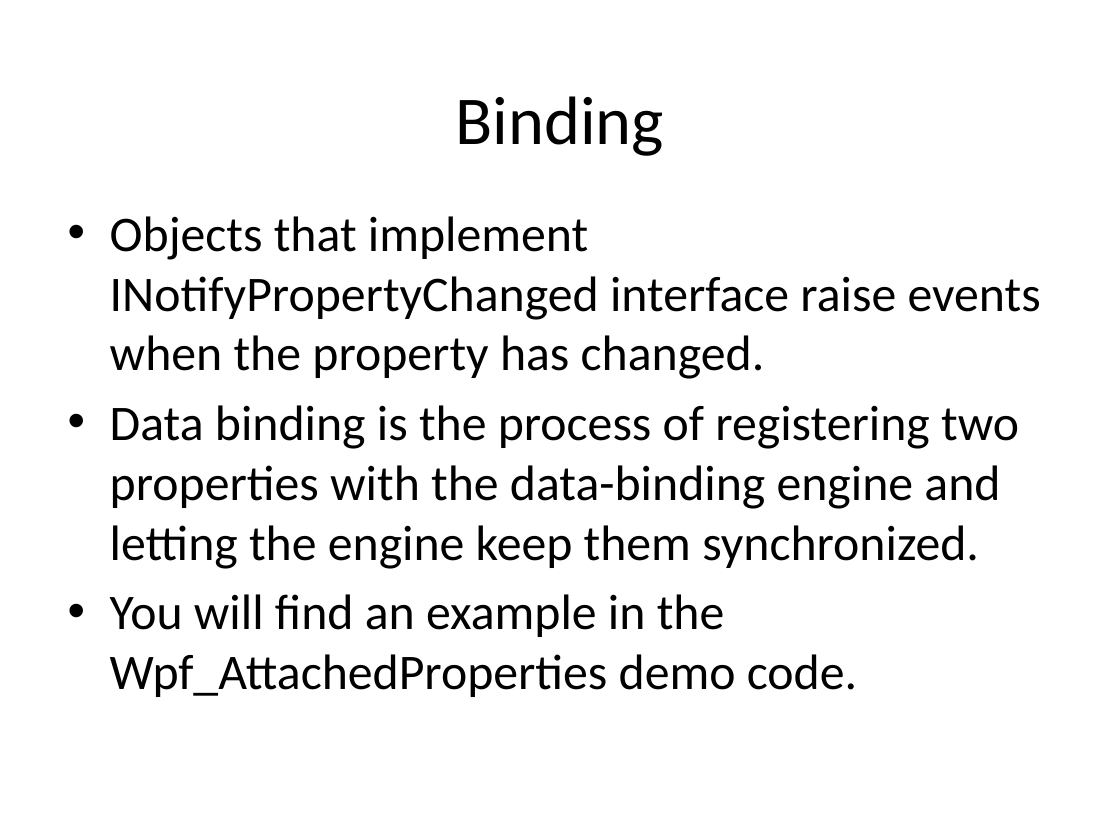
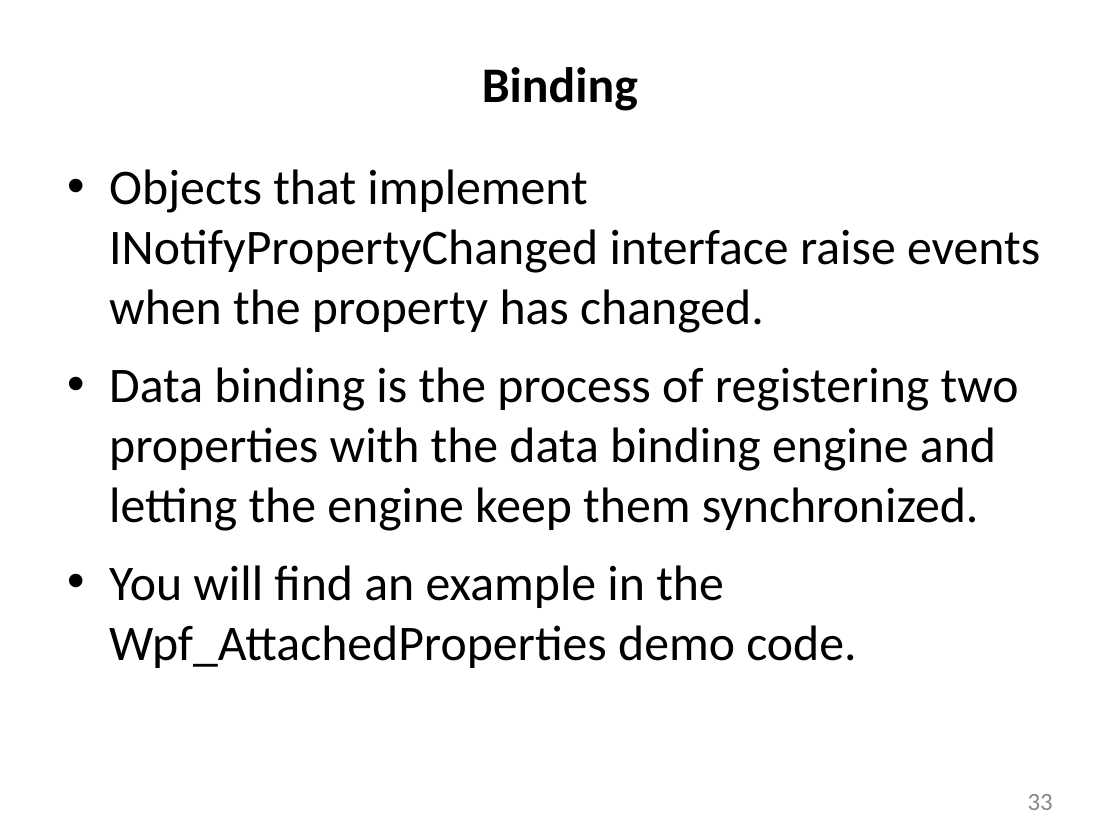
Before and after one commit to JimFawcett/JimFawcett.github.io, a slide deck: slide 33 of Resources/WindowsPresentationFoundation.pptx (slide 32 before the commit). Drawn at 1120x840 pixels with LibreOffice and Linux fonts; fonts in the diff are those of the drawing. Boxes give left, top, right and bottom in pixels: in the first picture for what was removed or moved away, otherwise in the second. Text is boxed around its words. In the diff, an @@ line names an element or a change of style, - is before the commit and + after.

```diff
--- a/Resources/WindowsPresentationFoundation.pptx
+++ b/Resources/WindowsPresentationFoundation.pptx
@@ title "Binding": place and size @@
-title "Binding" at [456,96,664,156]
+title "Binding" at [482,67,638,111]
@@ title "Binding" at [482,67,638,111]: size 44 to 32 pt, bold on @@
@@ text "Objects that implement INotifyPropertyChanged interface ...": place and size @@
-text "Objects that implement INotifyPropertyChanged interface ..." at [110,216,1041,697]
+text "Objects that implement INotifyPropertyChanged interface ..." at [109,169,1040,668]
@@ text at [109,169,1040,668]: more space between paragraphs @@
@@ text at [109,367,1019,531]: text changed @@
-• Data binding is the process of registering two properties with the data-binding engine and letting the engine keep them synchronized.
+• Data binding is the process of registering two properties with the data binding engine and letting the engine keep them synchronized.
@@ page number added at [1028,794,1053,810], 16 pt, text #898989 @@
+33
```
Also in this commit, not shown: 32 other slides changed, 6 slides added, 5 slides removed, 9 other files.
